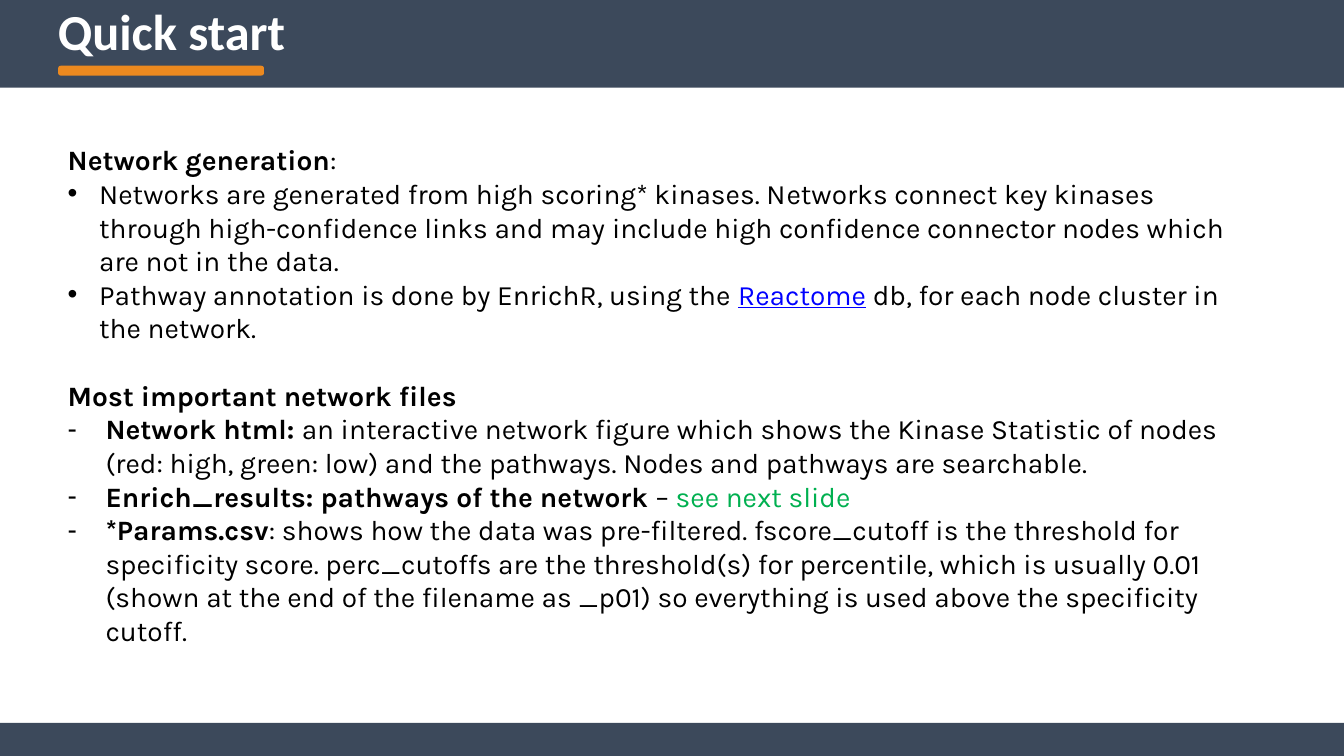
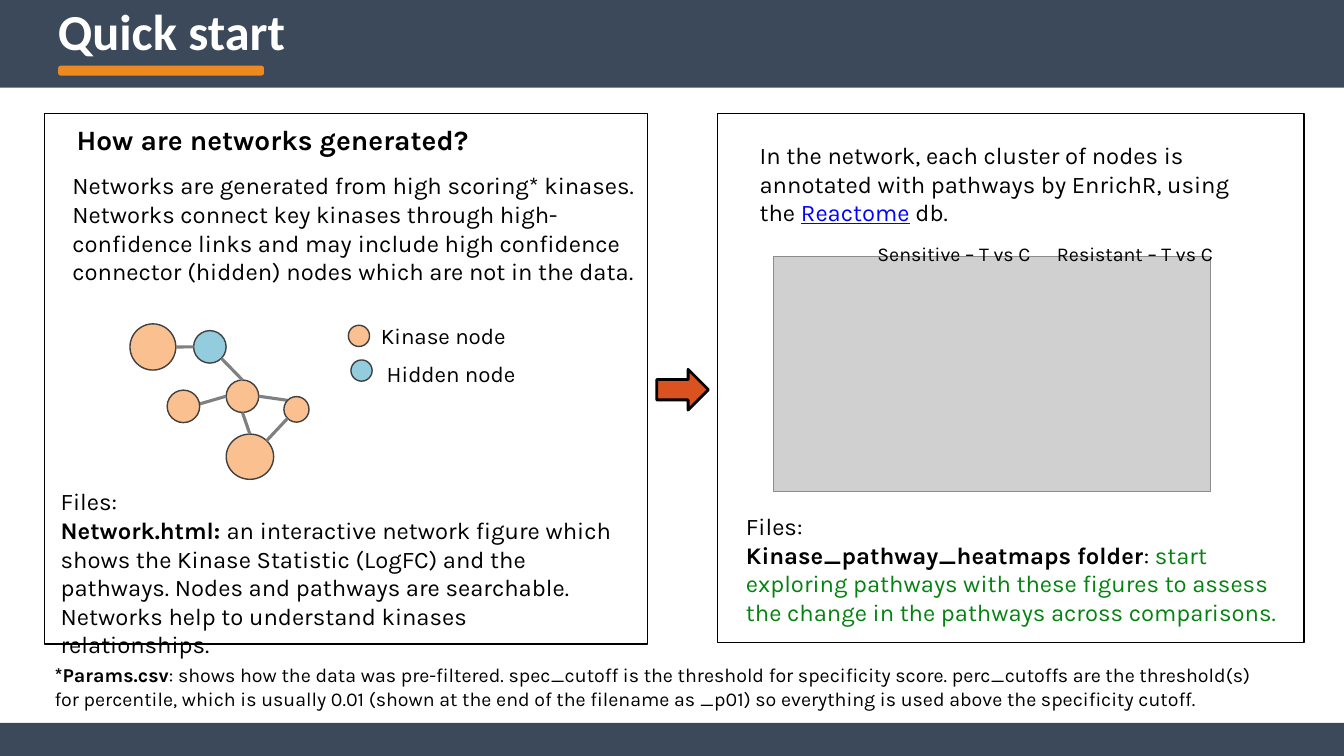
Before and after one commit to pamgene/Network_generation, a slide deck: slide 2 of UKA_networks_interpretation_guide.pptx. Drawn at 1344x756 pixels with LibreOffice and Linux fonts; fonts in the diff are those of the drawing; grey boxes stand for pictures; background and template pictures are left out. Boxes give left, top, right and bottom in pixels: in the first picture for what was removed or moved away, otherwise in the second. Text is boxed around its words. In the diff, an @@ line names an element or a change of style, - is before the commit and + after.

```diff
--- a/UKA_networks_interpretation_guide.pptx
+++ b/UKA_networks_interpretation_guide.pptx
@@ rectangle added at bbox=[44, 114, 647, 644], outline #000000 1 pt @@
@@ rectangle added at bbox=[718, 114, 1305, 643], outline #000000 1 pt @@
@@ text added at bbox=[77, 130, 468, 157], 20 pt, text #000000, bold @@
+How are networks generated?
@@ text added at bbox=[760, 147, 1229, 224], 17 pt, text #000000 @@
+In the network, each cluster of nodes is annotated with pathways by EnrichR, using the Reactome db.
@@ text removed at bbox=[68, 150, 1224, 614] @@
-Network generation:
-• Networks are generated from high scoring* kinases. Networks connect key kinases through high-confidence links and may include high confidence connector nodes which are not in the data.
-• Pathway annotation is done by EnrichR, using the Reactome db, for each node cluster in the network.
-Most important network files
-– Network html: an interactive network figure which shows the Kinase Statistic of nodes (red: high, green: low) and the pathways. Nodes and pathways are searchable.
-– Enrich_results: pathways of the network – see next slide
-– *Params.csv: shows how the data was pre-filtered. fscore_cutoff is the threshold for specificity score. perc_cutoffs are the threshold(s) for percentile, which is usually 0.01 (shown at the end of the filename as _p01) so everything is used above the specificity cutoff.
@@ text added at bbox=[72, 177, 634, 283], 17 pt, text #000000 @@
+Networks are generated from high scoring* kinases. Networks connect key kinases through high-confidence links and may include high confidence connector (hidden) nodes which are not in the data.
@@ picture added at bbox=[773, 257, 1210, 492] @@
@@ text added at bbox=[877, 244, 1030, 262], 14 pt, text #000000 @@
+Sensitive – T vs C
@@ text added at bbox=[1057, 243, 1213, 267], 14 pt, text #000000 @@
+Resistant – T vs C
@@ right arrow added at bbox=[657, 369, 709, 409], fill #DA521F, outline #000000 2 pt @@
@@ group added at bbox=[130, 324, 515, 480]: 8 ellipses, 6 lines, 2 texts @@
+Hidden node
+Kinase node
@@ text added at bbox=[61, 493, 611, 631], 17 pt, text #000000 @@
+Files:
+Network.html: an interactive network figure which shows the Kinase Statistic (LogFC) and the pathways. Nodes and pathways are searchable. Networks help to understand kinases relationships.
@@ text added at bbox=[746, 518, 1276, 627], 17 pt, text #048210 @@
+Files:
+Kinase_pathway_heatmaps folder: start exploring pathways with these figures to assess the change in the pathways across comparisons.
@@ text added at bbox=[55, 668, 1250, 711], 14 pt, text #000000 @@
+*Params.csv: shows how the data was pre-filtered. spec_cutoff is the threshold for specificity score. perc_cutoffs are the threshold(s) for percentile, which is usually 0.01 (shown at the end of the filename as _p01) so everything is used above the specificity cutoff.
```
Also in this commit, not shown: 4 other slides changed, 1 slide added, 10 other files.
